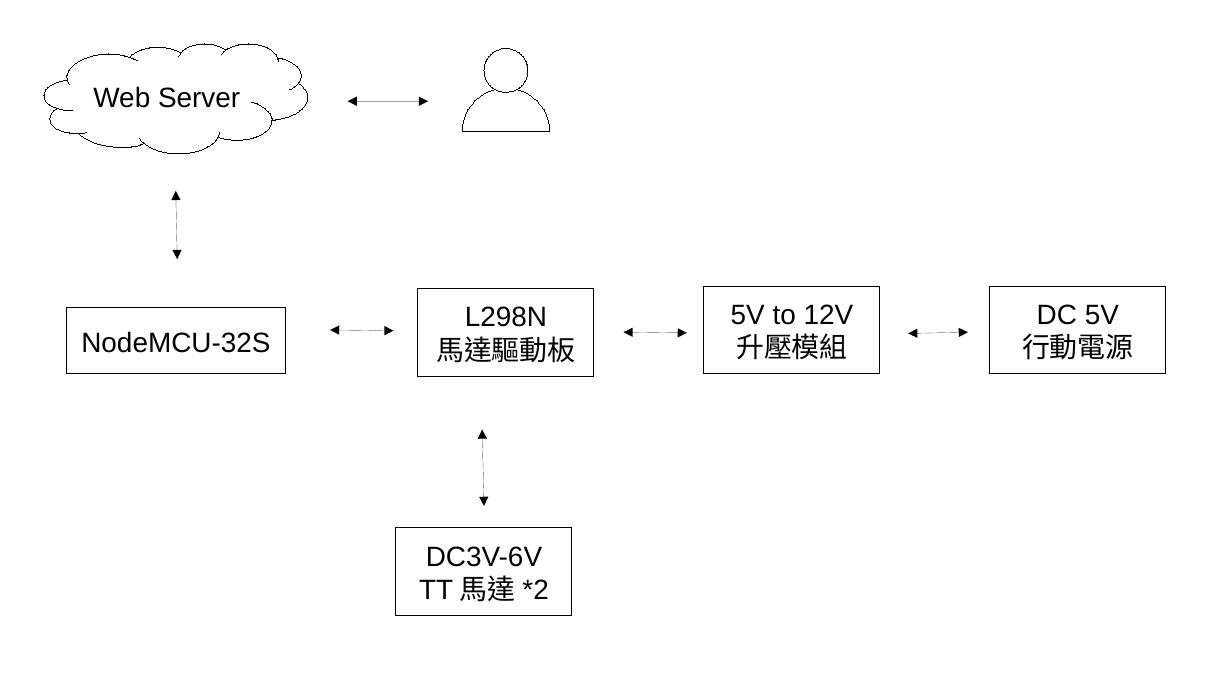
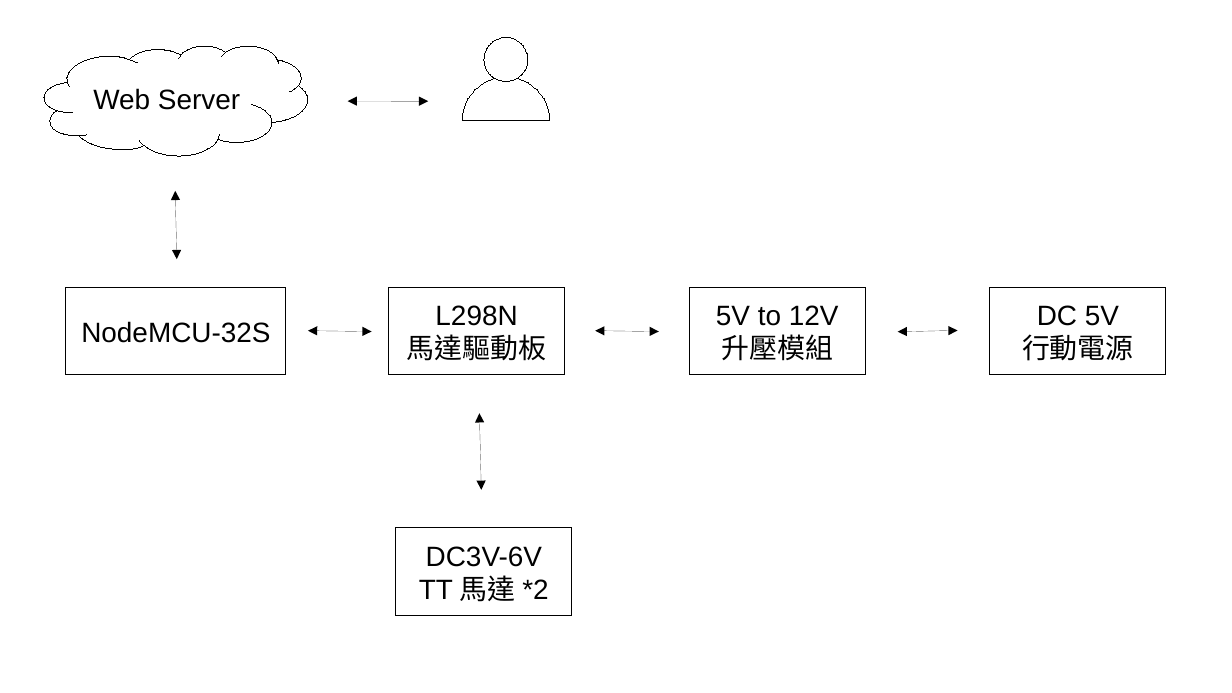
Before and after one commit to LenShi1989/esp32_MicroROS2, a slide deck: slide 1 of Docs/接線說明.pptx. Drawn at 1232x693 pixels with LibreOffice and Linux fonts; fonts in the diff are those of the drawing. Boxes give left, top, right and bottom in pixels: in the first picture for what was removed or moved away, otherwise in the second. Text is boxed around its words. In the diff, an @@ line names an element or a change of style, - is before the commit and + after.

```diff
--- a/Docs/接線說明.pptx
+++ b/Docs/接線說明.pptx
@@ freeform shape "Web Server" at bbox=[44, 46, 307, 155]: outline redrawn @@
@@ ellipse: place and size @@
-ellipse at bbox=[484, 48, 528, 92]
+ellipse at bbox=[484, 37, 528, 80]
@@ chord (boxed as its full ellipse): place and size @@
-chord (boxed as its full ellipse) at bbox=[462, 88, 550, 177]
+chord (boxed as its full ellipse) at bbox=[462, 77, 550, 165]
@@ rectangle "NodeMCU-32S": place and size @@
-rectangle "NodeMCU-32S" at bbox=[66, 309, 286, 375]
+rectangle "NodeMCU-32S" at bbox=[66, 287, 286, 376]
@@ rectangle "L298N": place and size @@
-rectangle "L298N" at bbox=[418, 288, 594, 377]
+rectangle "L298N" at bbox=[389, 287, 565, 376]
@@ rectangle "5V to 12V": place and size @@
-rectangle "5V to 12V" at bbox=[704, 286, 880, 375]
+rectangle "5V to 12V" at bbox=[690, 287, 865, 376]
@@ double arrow moved from (330, 330) - (394, 331) to (309, 331) - (372, 332) @@
@@ double arrow moved from (624, 332) - (688, 333) to (596, 331) - (660, 332) @@
@@ double arrow moved from (909, 333) - (968, 332) to (898, 332) - (958, 331) @@
@@ double arrow moved from (482, 429) - (484, 506) to (480, 414) - (482, 490) @@
```
Also in this commit, not shown: 6 other files.
